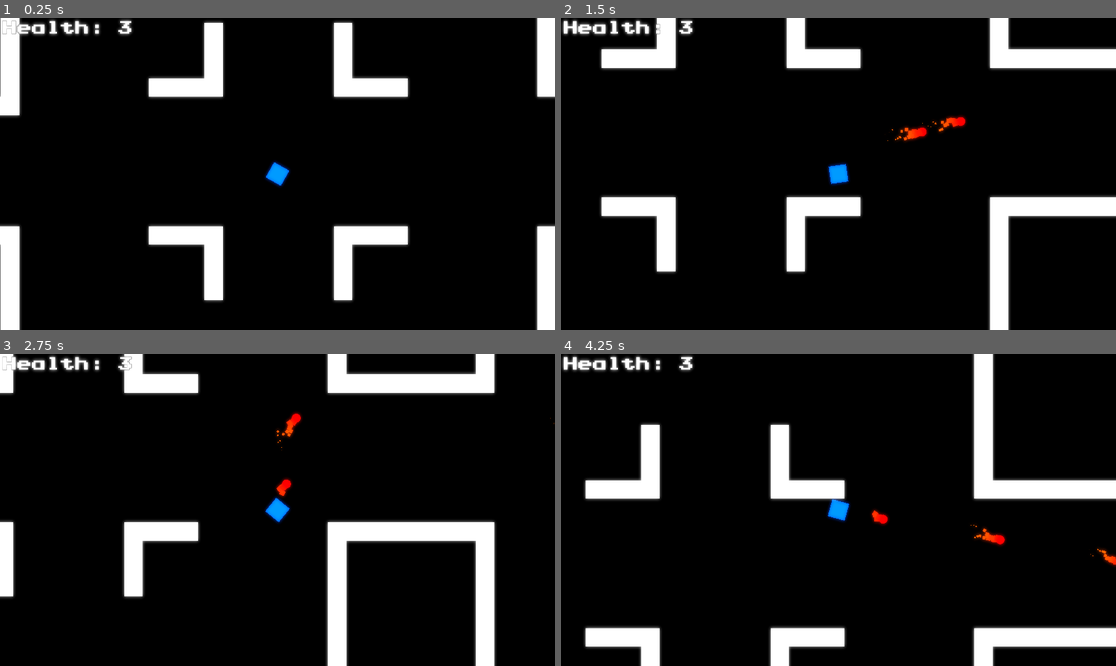
Above: before the commit, frames 1-4 (two rows, left to right).
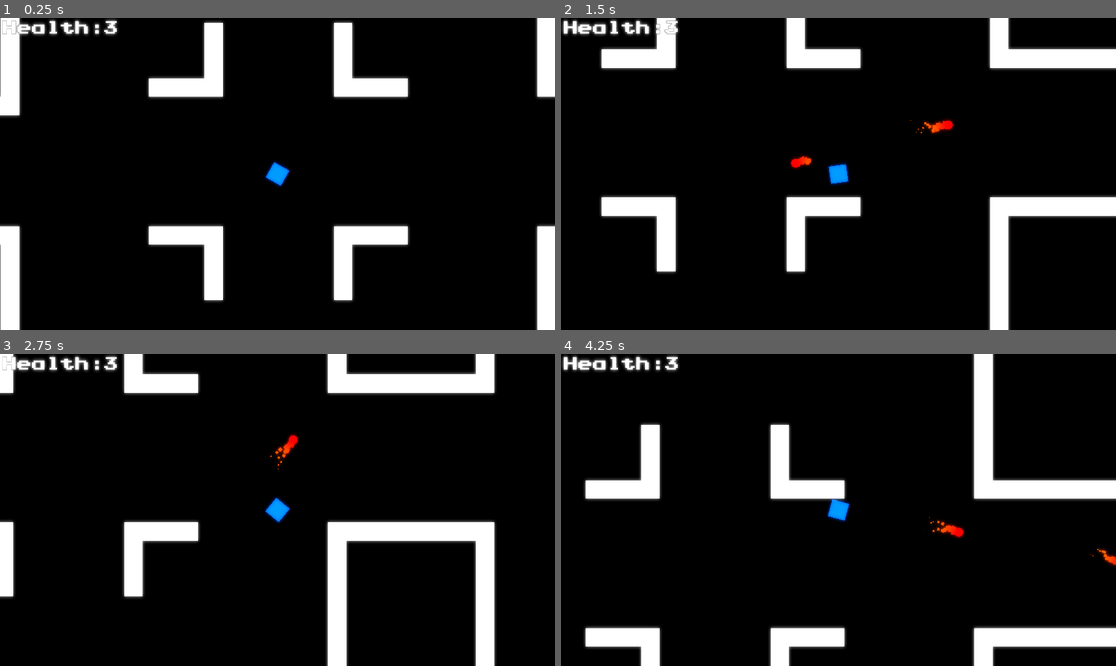
Above: after the commit, the same moments.

Repository: Kirottu/perttishooter
Game: Godot game, scene res://Scenes/Level.tscn
The game is run twice, just before and just after one commit, with the same random seed, the same clock (stepped at 60 frames per second) and the same inputs.
Inputs (mouse positions are in pixels of both pictures, inside the frame that each line leads up to):
- Up to frame 1 (0.25 s): no input
- Up to frame 2 (1.5 s): tap Enter at 0.5 s; move the mouse to (960, 158) at 0.52 s; hold D (right) 0.53-1.28 s; hold Space (fire) 0.53-1.28 s; move the mouse to (727, 189) at 1.27 s; hold S (down) from 1.28 s (still down); tap Space (fire) at 1.35 s
- Up to frame 3 (2.75 s): move the mouse to (333, 441) at 2.02 s; release S (down) at 2.03 s; hold D (right) from 2.03 s (still down); hold Space (fire) from 2.03 s (still down)
- Up to frame 4 (4.25 s): move the mouse to (810, 572) at 2.77 s; release D (right) at 2.78 s; release Space (fire) at 2.78 s; hold W (up) 2.78-3.53 s; tap Space (fire) at 2.85 s; move the mouse to (1005, 556) at 3.52 s; hold A (left) from 3.53 s (still down); hold Space (fire) from 3.53 s (still down)

The runs differ from the first frame. In frame 1, 0.2% of the frame differs, in the area x 18-24%, y 0-6%; in frame 2, 0.8%, in the area x 18-74%, y 0-49%; in frame 3, 0.7%; in frame 4, 0.8%.

Commit message:
Added sfx, added close proximity pertti follow to enemies and added a fun bug where enemies go thru walls

Diff:
--- a/Scenes/Enemy.tscn
+++ b/Scenes/Enemy.tscn
@@ -1,8 +1,10 @@
-[gd_scene load_steps=8 format=2]
+[gd_scene load_steps=11 format=2]
 
 [ext_resource path="res://Assets/Textures/rectangle.png" type="Texture" id=1]
 [ext_resource path="res://Scripts/Enemy.gd" type="Script" id=2]
 [ext_resource path="res://Assets/Textures/black_rectangle.png" type="Texture" id=3]
+[ext_resource path="res://Assets/Audio/explosion.wav" type="AudioStream" id=4]
+[ext_resource path="res://Assets/Audio/hurt.wav" type="AudioStream" id=5]
 
 [sub_resource type="RectangleShape2D" id=1]
 extents = Vector2( 30, 30 )
@@ -45,8 +47,10 @@
 1/shapes = [  ]
 1/z_index = 0
 
-[node name="Enemy" type="KinematicBody2D"]
-collision_layer = 2
+[sub_resource type="RayShape2D" id=5]
+length = 200.0
+
+[node name="Enemy" type="RigidBody2D"]
 script = ExtResource( 2 )
 
 [node name="CollisionShape2D" type="CollisionShape2D" parent="."]
@@ -56,12 +60,10 @@
 scale = Vector2( 0.06, 0.06 )
 texture = ExtResource( 1 )
 
-[node name="Area2D" type="Area2D" parent="."]
+[node name="Collision" type="Area2D" parent="."]
 
-[node name="CollisionShape2D" type="CollisionShape2D" parent="Area2D"]
+[node name="CollisionShape2D" type="CollisionShape2D" parent="Collision"]
 shape = SubResource( 2 )
-
-[node name="Line2D" type="Line2D" parent="."]
 
 [node name="Navigation2D" type="Navigation2D" parent="."]
 
@@ -70,4 +72,18 @@
 tile_set = SubResource( 4 )
 format = 1
 tile_data = PoolIntArray( -1310728, 0, 0, -1310727, 0, 0, -1310726, 0, 0, -1310725, 0, 0, -1310724, 0, 0, -1310723, 0,  …(50811 unchanged characters)…
-[connection signal="body_entered" from="Area2D" to="." method="_on_Area2D_body_entered"]
+
+[node name="Hurt" type="AudioStreamPlayer2D" parent="."]
+stream = ExtResource( 5 )
+
+[node name="Explosion" type="AudioStreamPlayer2D" parent="."]
+stream = ExtResource( 4 )
+
+[node name="PerttiDetector" type="Area2D" parent="."]
+
+[node name="CollisionShape2D" type="CollisionShape2D" parent="PerttiDetector"]
+rotation = -1.5708
+shape = SubResource( 5 )
+[connection signal="body_entered" from="Collision" to="." method="_on_Area2D_body_entered"]
+[connection signal="body_entered" from="PerttiDetector" to="." method="_on_PerttiDetector_body_entered"]
+[connection signal="body_exited" from="PerttiDetector" to="." method="_on_PerttiDetector_body_exited"]
--- a/Scenes/Pertti.tscn
+++ b/Scenes/Pertti.tscn
@@ -1,13 +1,32 @@
-[gd_scene load_steps=5 format=2]
+[gd_scene load_steps=9 format=2]
 
 [ext_resource path="res://Assets/Textures/blue.png" type="Texture" id=1]
 [ext_resource path="res://Scripts/Pertti.gd" type="Script" id=2]
+[ext_resource path="res://Assets/Audio/fireball.wav" type="AudioStream" id=3]
+[ext_resource path="res://Assets/Audio/hurt.wav" type="AudioStream" id=4]
+[ext_resource path="res://Assets/Audio/explosion.wav" type="AudioStream" id=5]
 
 [sub_resource type="RectangleShape2D" id=1]
 extents = Vector2( 30, 30 )
 
 [sub_resource type="RectangleShape2D" id=2]
 extents = Vector2( 31, 31 )
+
+[sub_resource type="Animation" id=3]
+resource_name = "Invinsibility"
+length = 1.5
+tracks/0/type = "value"
+tracks/0/path = NodePath("Sprite:visible")
+tracks/0/interp = 1
+tracks/0/loop_wrap = true
+tracks/0/imported = false
+tracks/0/enabled = true
+tracks/0/keys = {
+"times": PoolRealArray( 0, 0.1, 0.2, 0.3, 0.4, 0.5, 0.6, 0.7, 0.8, 0.9, 1, 1.1, 1.2, 1.3, 1.4, 1.5 ),
+"transitions": PoolRealArray( 1, 1, 1, 1, 1, 1, 1, 1, 1, 1, 1, 1, 1, 1, 1, 1 ),
+"update": 1,
+"values": [ false, true, false, true, false, true, false, true, false, true, false, true, false, true, false, true ]
+}
 
 [node name="Pertti" type="KinematicBody2D"]
 script = ExtResource( 2 )
@@ -20,6 +39,7 @@
 shape = SubResource( 1 )
 
 [node name="Sprite" type="Sprite" parent="."]
+visible = false
 scale = Vector2( 0.06, 0.06 )
 texture = ExtResource( 1 )
 
@@ -30,4 +50,17 @@
 
 [node name="CollisionShape2D" type="CollisionShape2D" parent="Area2D"]
 shape = SubResource( 2 )
+
+[node name="Fireball" type="AudioStreamPlayer2D" parent="."]
+stream = ExtResource( 3 )
+volume_db = -10.0
+
+[node name="Hurt" type="AudioStreamPlayer2D" parent="."]
+stream = ExtResource( 4 )
+
+[node name="Explosion" type="AudioStreamPlayer2D" parent="."]
+stream = ExtResource( 5 )
+
+[node name="Invinsibility" type="AnimationPlayer" parent="."]
+anims/Invinsibility = SubResource( 3 )
 [connection signal="body_entered" from="Area2D" to="." method="_on_Area2D_body_entered"]
--- a/Scripts/Enemy.gd
+++ b/Scripts/Enemy.gd
@@ -1,13 +1,15 @@
-extends KinematicBody2D
+extends RigidBody2D
 
-onready var nav_2d = get_node("Navigation2D")
-onready var line_2d = get_node("Line2D")
+onready var nav_2d = $Navigation2D
+onready var hurt_sound = $Hurt
+onready var explosion = $Explosion
 
 var health = Settings.enemy_health
 var path
 var pertti
 var path_update_timer = 30
 var can_update = false
+var pertti_in_sight = false
 
 func _ready():
 	# Do not process right away as that would cause problems
@@ -19,8 +21,11 @@
 
 	# Set the enemy speed for the move_along_path function
 	var move_distance = Settings.enemy_speed * delta
-
-	move_along_path(move_distance)
+	if !pertti_in_sight:
+		move_along_path(move_distance)
+	else:
+		var start_point = position
+		position = start_point.linear_interpolate(pertti.position, move_distance * 0.005)
 
 func _physics_process(delta):
 	# Operate path update timer
@@ -34,8 +39,13 @@
 func _on_Area2D_body_entered(body):
 	# Check if a bullet has entered area, if so reduce health
 	if "Bullet" in body.name:
+		if health > 1:
+			hurt_sound.play()
 		health -= 1
 		if health == 0:
+			explosion.play()
+			set_process(false)
+			yield(get_tree().create_timer(1.5), "timeout")
 			# Queue for deletion in the next frame when health == 0
 			queue_free()
 
@@ -85,3 +95,11 @@
 		print("Path updated")
 		# Recreate the path
 		path = nav_2d.get_simple_path(position, pertti.position)
+
+func _on_PerttiDetector_body_entered(body):
+	if body.name == "Pertti":
+		pertti_in_sight = true
+
+func _on_PerttiDetector_body_exited(body):
+	if body.name == "Pertti":
+		pertti_in_sight = false
--- a/Scripts/Level.gd
+++ b/Scripts/Level.gd
@@ -16,7 +16,7 @@
 	# Set bloom overlay size correctly and connect a signal when the scene is ready
 	$HUD/ColorRect.set_size(Vector2(get_viewport().size.x, get_viewport().size.y))
 	get_viewport().connect("size_changed", self, "_on_viewport_size_changed")
-	health_label.text = "Health: " + str(Settings.pertti_health)
+	health_label.text = "Health:" + str(Settings.pertti_health)
 
 func _physics_process(delta):
 	if !gameover:
@@ -49,7 +49,7 @@
 
 
 func _on_Pertti_damage_taken(health):
-	health_label.text = "Health: " + str(health)
+	health_label.text = "Health:" + str(health)
 
 
 func _on_Pertti_gameover():
--- a/Scripts/Pertti.gd
+++ b/Scripts/Pertti.gd
@@ -1,4 +1,10 @@
 extends KinematicBody2D
+
+onready var fireball = $Fireball
+onready var hurt_sound = $Hurt
+onready var explosion = $Explosion
+onready var sprite = $Sprite
+onready var animation = $Invinsibility
 
 signal gameover
 signal damage_taken
@@ -7,13 +13,18 @@
 var bullet = preload("res://Scenes/Bullet.tscn")
 var movement = Vector2()
 
+var invinsibility = false
 var gameover = false
 var can_fire = true
 var health = Settings.pertti_health
 
+func _ready():
+	sprite.visible = true
+
 func _process(delta):
 	# Look at mouse pointer for aiming purposes
-	look_at(get_global_mouse_position())
+	if !gameover:
+		look_at(get_global_mouse_position())
 
 
 func _physics_process(delta):
@@ -21,12 +32,12 @@
 	if !gameover:
 		_move()
 	# Run _fire if !gameover
-	if !gameover:
-		if Input.is_action_pressed("fire") and can_fire:
+	if Input.is_action_pressed("fire") and can_fire and !gameover:
 			_fire()
 
 func _fire():
 	# Create an instance based on a preloaded scene, then set its pos and rotation and apply an impulse
+	fireball.play()
 	var bullet_instance = bullet.instance()
 	bullet_instance.position = $BulletPoint.get_global_position()
 	bullet_instance.rotation_degrees = rotation_degrees
@@ -48,6 +59,19 @@
 	if Input.is_action_pressed("down"):
 		movement.y = Settings.pertti_speed
 
+	# Make sure that while moving diagonally the speed will not exceed Settings.pertti_speed
+	if movement.x == Settings.pertti_speed and movement.y == Settings.pertti_speed:
+		movement.x /= 2
+		movement.y /= 2
+	elif movement.x == -Settings.pertti_speed and movement.y == -Settings.pertti_speed:
+		movement.x /= 2
+		movement.y /= 2
+	elif movement.x == Settings.pertti_speed and movement.y == -Settings.pertti_speed:
+		movement.x /= 2
+		movement.y /= 2
+	elif movement.x == -Settings.pertti_speed and movement.y == Settings.pertti_speed:
+		movement.x /= 2
+		movement.y /= 2
 	# Tell enemies that Pertti has moved
 	if movement != Vector2(0,0):
 		emit_signal("moved")
@@ -59,9 +83,16 @@
 
 func _on_Area2D_body_entered(body):
 	# Check for collisions with Enemies
-	if "Enemy" in body.name and !gameover:
+	if "Enemy" in body.name and !gameover and !invinsibility:
+		if health != 1:
+			hurt_sound.play()
 		health -= 1
 		emit_signal("damage_taken", health)
 		if health == 0:
+			explosion.play()
 			gameover = true
 			emit_signal("gameover")
+		invinsibility = true
+		animation.play("Invinsibility")
+		yield(get_tree().create_timer(Settings.invinsibility), "timeout")
+		invinsibility = false
--- a/Scripts/Settings.gd
+++ b/Scripts/Settings.gd
@@ -3,10 +3,11 @@
 # Global variables
 var pertti_speed = 500
 var bullet_speed = 1000
-var fire_rate = 0.3
+var fire_rate = 0.4
 var spawn_timer = 180
 var enemy_speed = 450
 var enemy_health = 5
 var pertti_health = 3
 var gameover = false
 var path_update_timer = 0.5
+var invinsibility = 1.5
Not shown, added: Assets/Audio/explosion.wav.import
Not shown, added: Assets/Audio/fireball.wav.import
Not shown, added: Assets/Audio/hurt.wav.import
Not shown, added: Assets/Audio/explosion.wav
Not shown, added: Assets/Audio/fireball.wav
Not shown, added: Assets/Audio/hurt.wav
